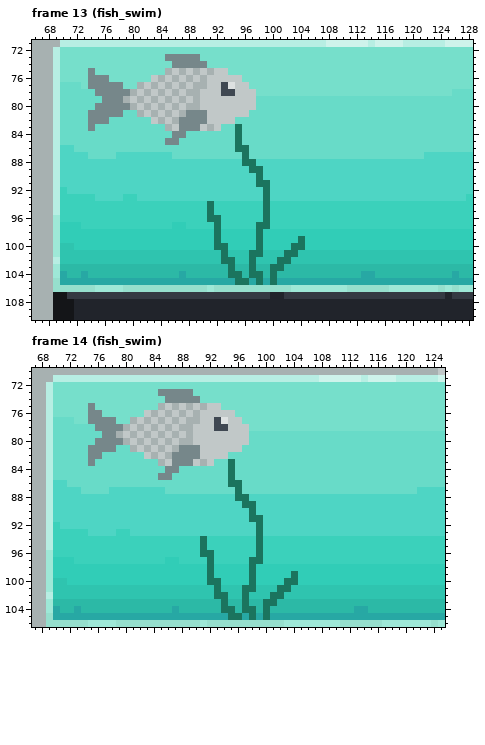
Two states of a pixel-art file, assets_raw/mothership.aseprite. Above: the version before the commit.
320x180 pixels, 15 frames. Shown: frame 13 (fish_swim): x 66..128, y 71..110; frame 14 (fish_swim): x 67..125, y 70..106. The commit also changed other frames or places, which this record leaves out.
The same view after the edit:
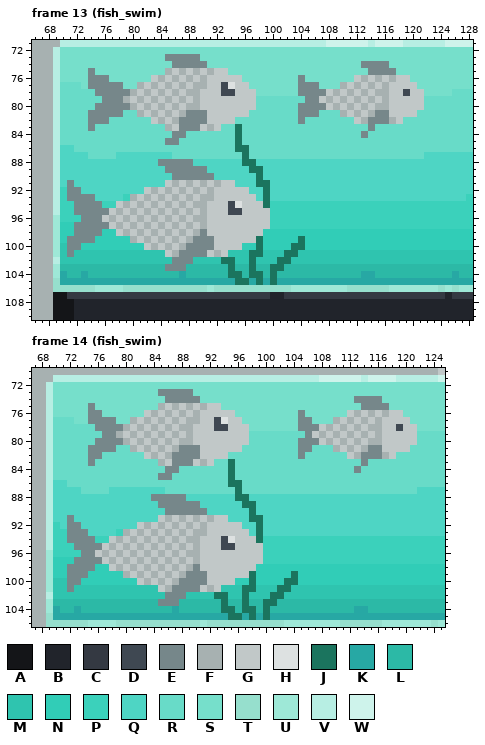
Palette (. is transparent): A #141518  B #21242b  C #343942  D #3f4852  E #76878a  F #a7b1b1  G #c1c8c8  H #dde1e1  J #1b745e  K #27a8a4  L #2cb9a6  M #2fc4af  N #31cdb7  P #3bd1bb  Q #4ed5c4  R #68dbc8  S #76dfcb  T #96dfcd  U #9ee8d7  V #b7eee3  W #cef3eb
The author wrote: ALL THE FISH
Difference:
layer "fish_big/body" added
layer "fish_big/scales" added
layer "fish_big/fin_back" added
layer "fish_big/fin_front" added
layer "fish_big/fin_top" added
layer "fish_small/body" added
layer "fish_small/scales" added
layer "fish_small/fin_back" added
layer "fish_small/fin_front" added
layer "fish_small/fin_top" added
Changed rows in their new state; - is an unchanged pixel.
Frame 13 (fish_swim):
first column x 104:
 74 ---------EEEE-----
 75 ----------EEEE----
 76 E-------GFGFGFGG--
 77 EEE---FGFGFGFGGGG-
 78 EEEEGFGFGFGFFGGDGG
 79 -EEGFGFGFGFGFGGGGG
 80 EEEEGFGFGFGFFGGGGG
 81 EEE---FGFGFEEGGGG-
 82 E-------GFEEEFG---
 83 ----------E-------
 84 ---------E--------
first column x 71:
 88 -------------EEEEE-----------
 89 --------------EEEEEE---------
 90 ---------------EEEEEE--------
 91 E-------------GFGFGFGFGG-----
 92 EE---------GFGFGFGFGFGGGGG---
 93 EEEE-----FGFGFGFGFGFFGGGGGG--
 94 -EEEE--GFGFGFGFGFGFFGGGDHGGG-
 95 -EEEEEGFGFGFGFGFGFGFGGGDDGGGG
 96 --EEEGFGFGFGFGFGFGFFGGGGGGGGG
 97 -EEEEEGFGFGFGFGFGFGFGGGGGGGGG
 98 -EEEE--GFGFGFGFGFGFEGGGGGGGG-
 99 EEEE-----FGFGFGFGFEEEGGGGGG--
100 EE---------GFGFGFEEEEGGGG----
101 E-------------GFEEEEGFG------
102 ---------------EEE-----------
103 --------------EEE------------
Frame 14 (fish_swim):
first column x 105:
 74 --------EEEE-----
 75 ---------EEEE----
 76 E------GFGFGFGG--
 77 EE---FGFGFGFGGGG-
 78 EEEGFGFGFGFFGGDGG
 79 -EGFGFGFGFGFGGGGG
 80 EEEGFGFGFGFFGGGGG
 81 EE---FGFGFEEGGGG-
 82 E------GFEEEFG---
 83 ---------E-------
 84 --------E--------
first column x 72:
 88 ------------EEEEE-----------
 89 -------------EEEEEE---------
 90 --------------EEEEEE--------
 91 E------------GFGFGFGFGG-----
 92 EE--------GFGFGFGFGFGGGGG---
 93 EEE-----FGFGFGFGFGFFGGGGGG--
 94 EEEE--GFGFGFGFGFGFFGGGDHGGG-
 95 -EEEEGFGFGFGFGFGFGFGGGDDGGGG
 96 --EEGFGFGFGFGFGFGFFGGGGGGGGG
 97 -EEEEGFGFGFGFGFGFGFGGGGGGGGG
 98 EEEE--GFGFGFGFGFGFEGGGGGGGG-
 99 EEE-----FGFGFGFGFEEEGGGGGG--
100 EE--------GFGFGFEEEEGGGG----
101 E------------GFEEEEGFG------
102 --------------EEE-----------
103 -------------EEE------------
